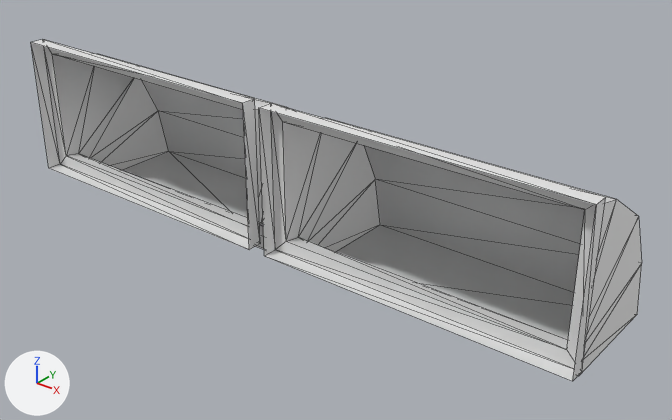
What one commit did to the FBX model Assets/ueda/Factory/factory_base2.FBX.
Camera for both pictures: a 50 mm lens placed at (6.06, -6.84, 11.04), pointed at (0.32, 0.33, 6.59). The lights are fixed; the arrows at lower left show +X, +Y and +Z. Mesh edges are drawn as thin lines. Where no turn or scale is listed for an object, it has been applied to the vertices.

The first picture shows 'オブジェクト001'.
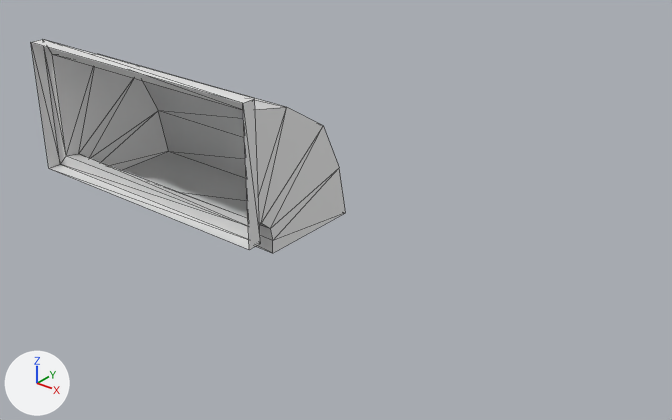
The newer file is also turned or shifted as a whole; pictures and numbers use the older file's frame.

Changed parts and their boxes (x1, y1, x2, y2) in the pictures (672 x 420 px; the box of a moved part takes in the faces that stretch with it):
'オブジェクト001', reshaped (48% narrower, 37% shorter)
    before: (31, 39, 642, 381)
    after: (31, 39, 346, 253)
part 1 of me_mesh, deleted
    before: (259, 103, 642, 381)
part 2 of me_mesh, moved or reshaped
    before: (49, 48, 263, 249)
    after: (49, 48, 268, 249)

The edits, one by one:
me_mesh is used by ob_オブジェクト001; location (0.0, 0.0, 0.0).
me_mesh had 56 vertices, 100 faces and spanned x -3.6..3.6, y -0.6..1.25, z 6.03..7.98.
me_mesh now has 28 vertices, 50 faces and spans x -3.6..-0.11, y -0.6..1.25, z 6.03..7.98.
me_mesh part 1: the loose piece of 28 vertices spanning x 0.11..3.6, y -0.6..1.25, z 6.03..7.98 is deleted.
Part 2, on me_mesh:
10 faces are deleted.
10 new faces join them.
